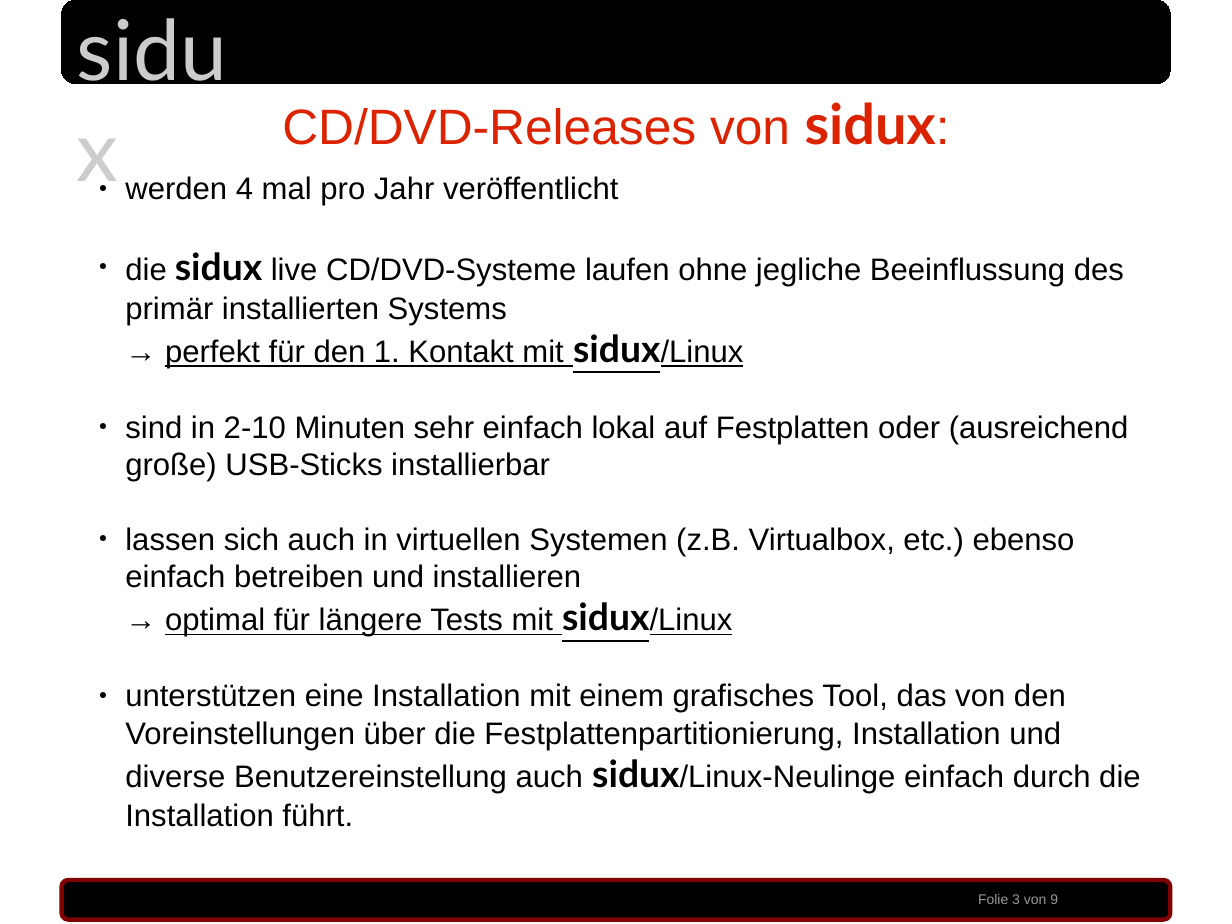
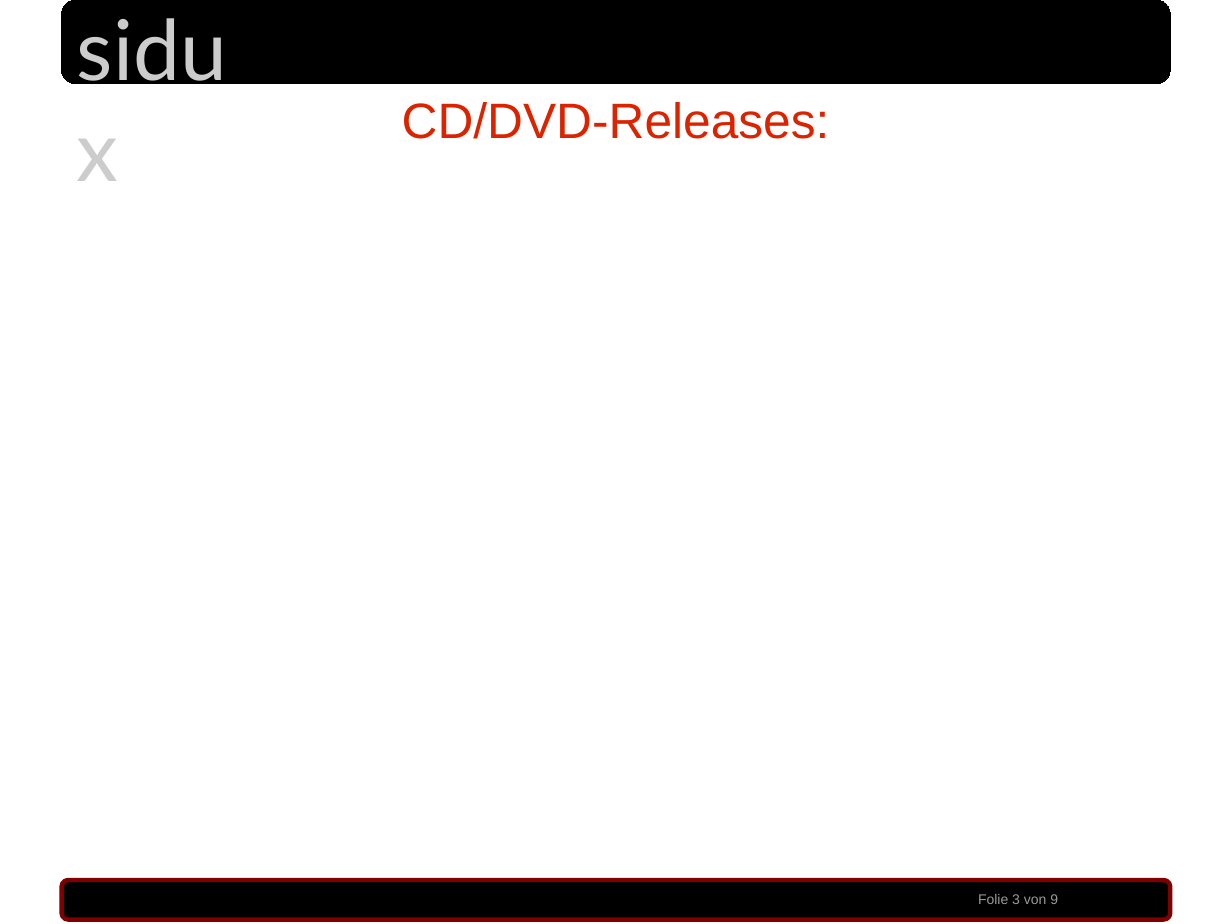
Before and after one commit to sidux-ev/praesentation, a slide deck: slide 3 of bin/lt2010_berlin.odp. Drawn at 1232x924 pixels with LibreOffice and Linux fonts; fonts in the diff are those of the drawing; background and template pictures are left out. Boxes give left, top, right and bottom in pixels: in the first picture for what was removed or moved away, otherwise in the second. Text is boxed around its words. In the diff, an @@ line names an element or a change of style, - is before the commit and + after.

Commit message:
odp geleert für linuxtag 2010

```diff
--- a/bin/lt2010_berlin.odp
+++ b/bin/lt2010_berlin.odp
@@ text at [402,102,830,139]: text changed @@
-CD/DVD-Releases von sidux:
+CD/DVD-Releases:
@@ text removed at [125,176,1140,827] @@
-  ● werden 4 mal pro Jahr veröffentlicht
-  ● die sidux live CD/DVD-Systeme laufen ohne jegliche Beeinflussung des primär installierten Systems
-    → perfekt für den 1. Kontakt mit sidux/Linux
-  ● sind in 2-10 Minuten sehr einfach lokal auf Festplatten oder (ausreichend große) USB-Sticks installierbar
-  ● lassen sich auch in virtuellen Systemen (z.B. Virtualbox, etc.) ebenso einfach betreiben und installieren
-    → optimal für längere Tests mit sidux/Linux
-  ● unterstützen eine Installation mit einem grafisches Tool, das von den Voreinstellungen über die Festplattenpartitionierung, Installation und diverse Benutzereinstellung auch sidux/Linux-Neulinge einfach durch die Installation führt.
```
Also in this commit, not shown: 4 other slides changed, 4 slides added, 4 slides removed.
